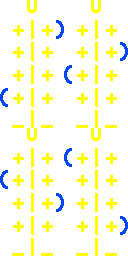
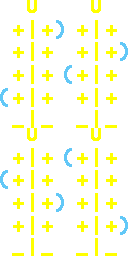
The second 128 x 256 image is a revision of the first. Changes to its layers:
painted on "图层 4" over [64, 148, 128, 235]
painted on "图层 3" over [0, 170, 64, 212]
painted on "图层 2" over [64, 42, 128, 84]
painted on "图层 1" over [0, 20, 64, 107]
